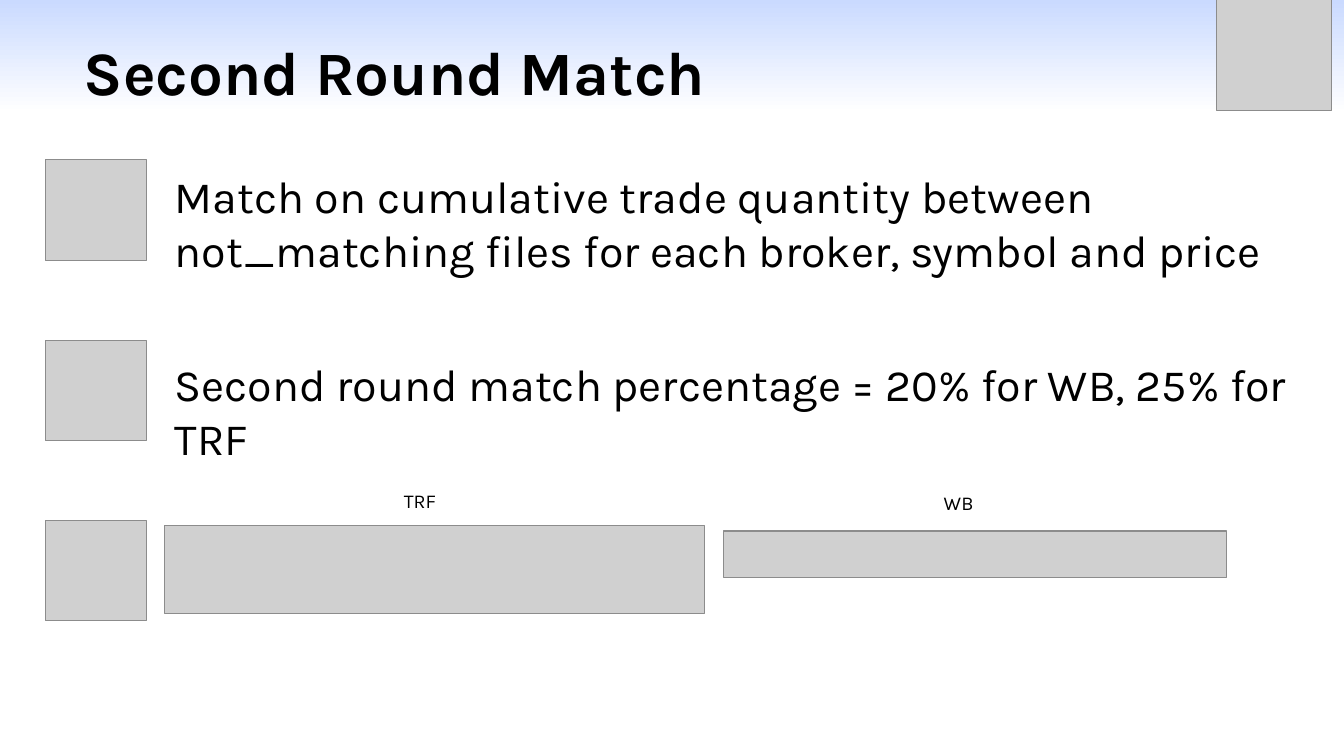
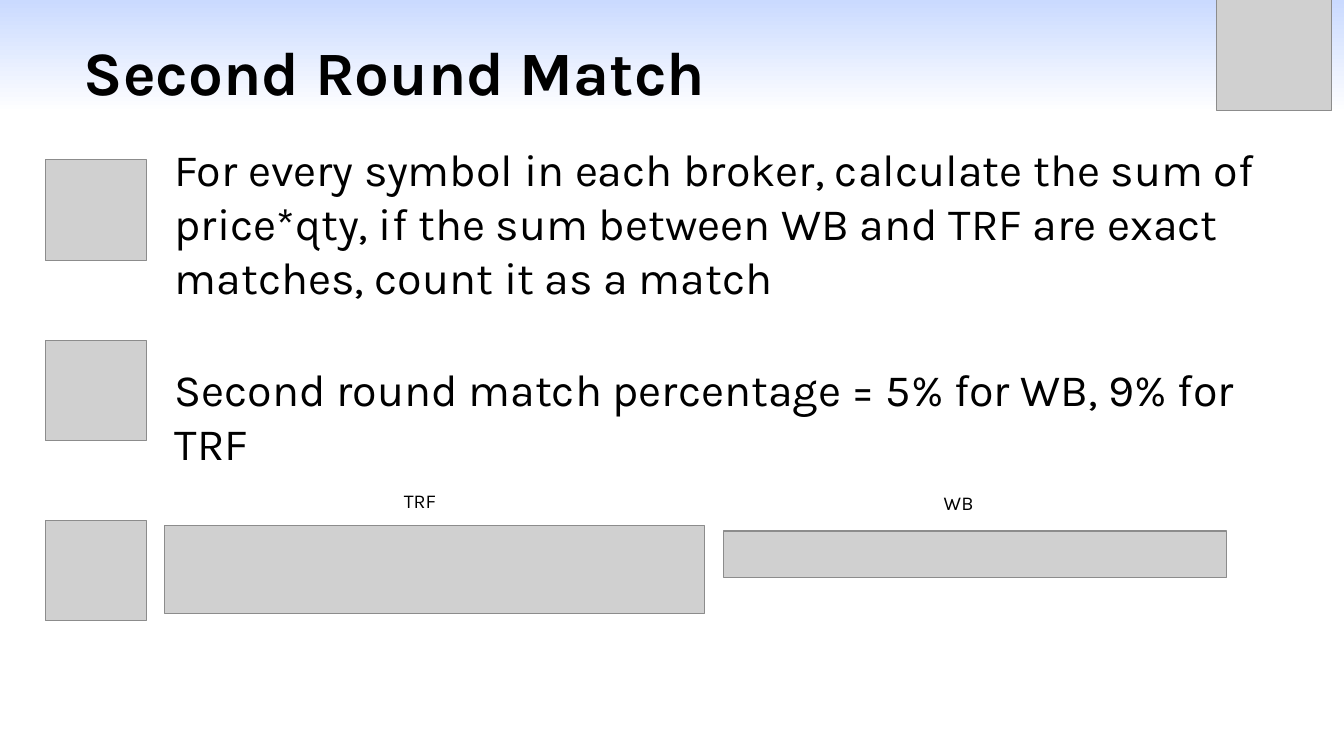
Before and after one commit to yangml103/webull_order_match, a slide deck: slide 7 of Presentation_Matching.pptx. Drawn at 1344x756 pixels with LibreOffice and Linux fonts; fonts in the diff are those of the drawing; grey boxes stand for pictures. Boxes give left, top, right and bottom in pixels: in the first picture for what was removed or moved away, otherwise in the second. Text is boxed around its words. In the diff, an @@ line names an element or a change of style, - is before the commit and + after.

```diff
--- a/Presentation_Matching.pptx
+++ b/Presentation_Matching.pptx
@@ text at (175,155,1254,299): text changed @@
-Match on cumulative trade quantity between not_matching files for each broker, symbol and price
+For every symbol in each broker, calculate the sum of price*qty, if the sum between WB and TRF are exact matches, count it as a match
@@ text at (175,375,1234,460): text changed @@
-Second round match percentage = 20% for WB, 25% for TRF
+Second round match percentage = 5% for WB, 9% for TRF
```
Also in this commit, not shown: 5 other slides changed, 8 other files.
